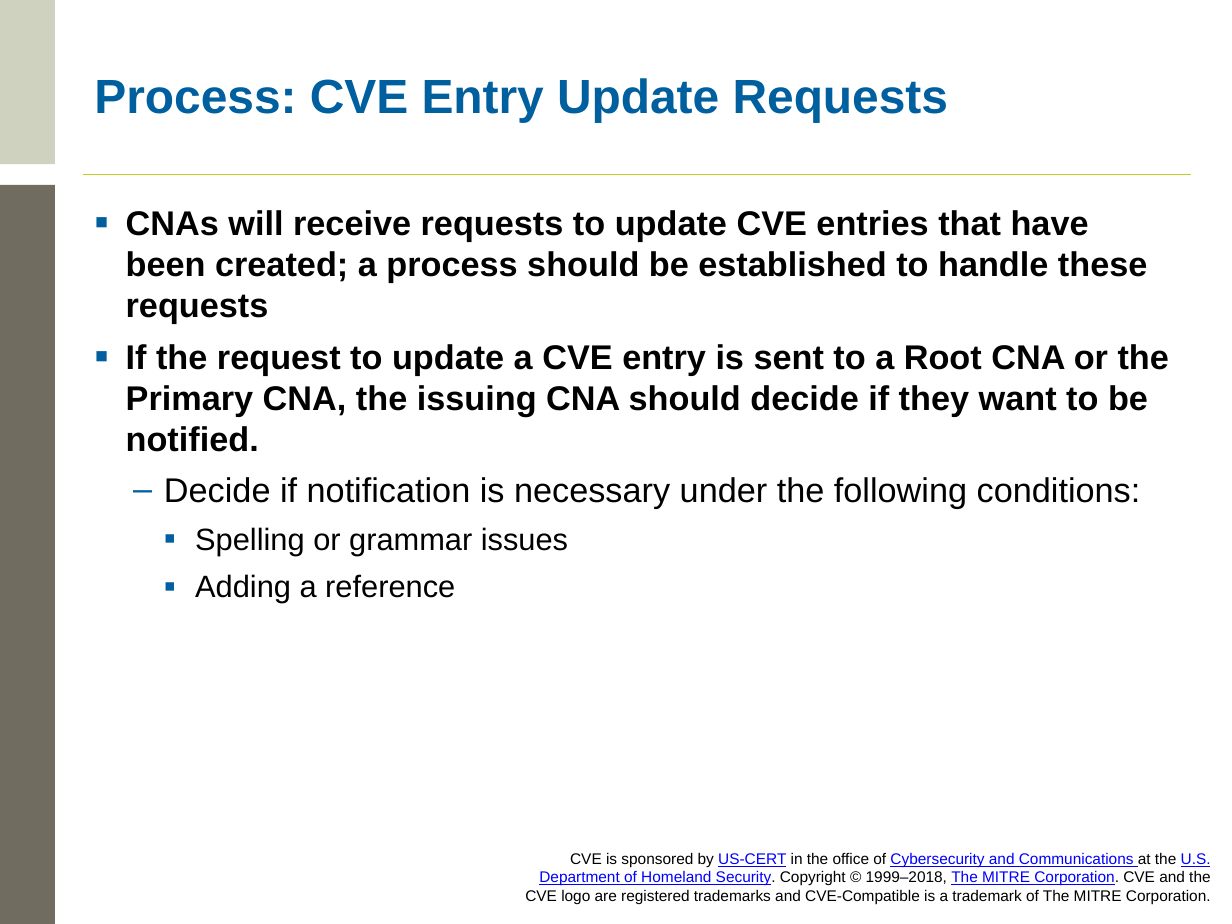
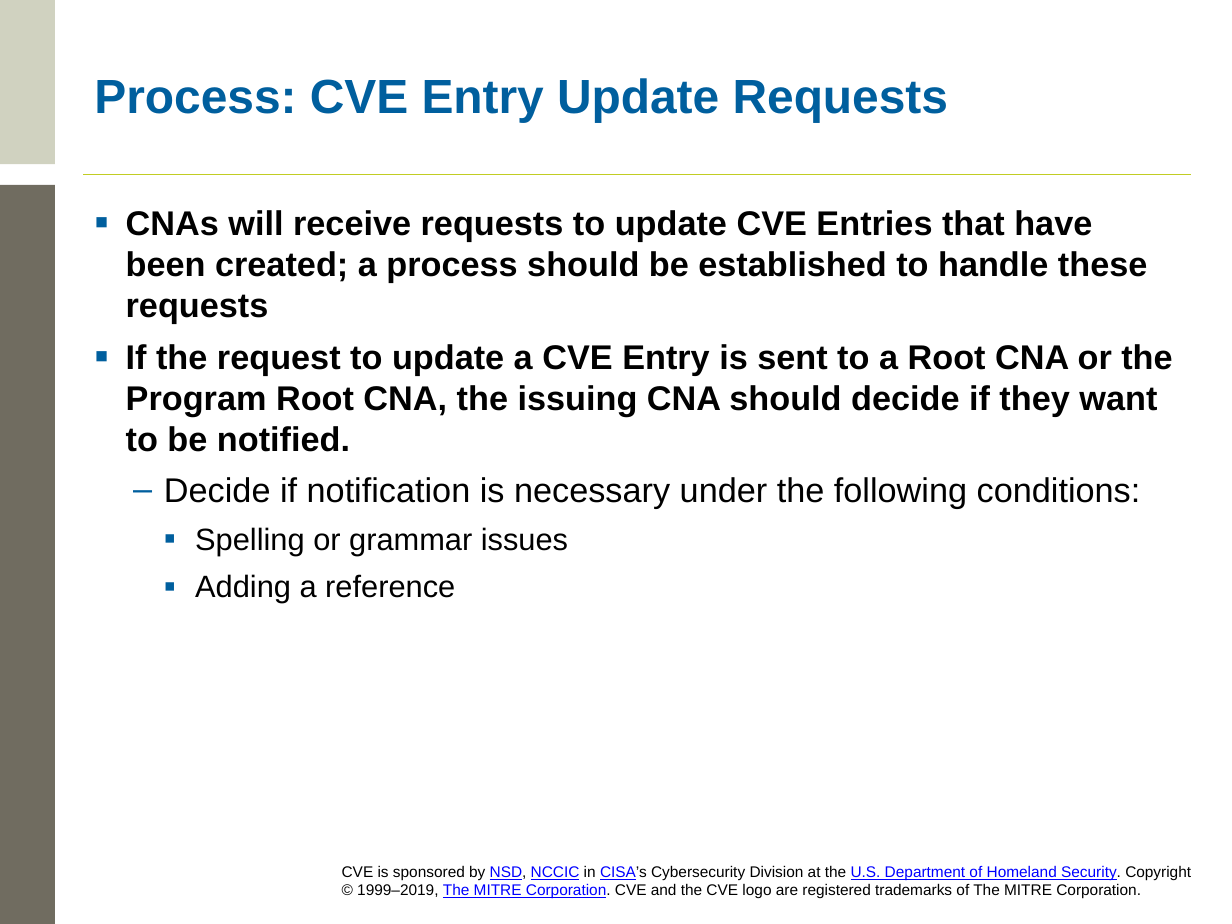
Before and after one commit to CVEProject/cveproject.github.io, a slide deck: slide 23 of docs/cna/Becoming a CNA.pptx. Drawn at 1232x924 pixels with LibreOffice and Linux fonts; fonts in the diff are those of the drawing; background and template pictures are left out. Boxes give left, top, right and bottom in pixels: in the first picture for what was removed or moved away, otherwise in the second. Text is boxed around its words. In the diff, an @@ line names an element or a change of style, - is before the commit and + after.

```diff
--- a/docs/cna/Becoming a CNA.pptx
+++ b/docs/cna/Becoming a CNA.pptx
@@ text at (126, 210, 1172, 452): text changed @@
-▪ CNAs will receive requests to update CVE entries that have been created; a process should be established to handle these requests
-▪ If the request to update a CVE entry is sent to a Root CNA or the Primary CNA, the issuing CNA should decide if they want to be notified.
+▪ CNAs will receive requests to update CVE Entries that have been created; a process should be established to handle these requests
+▪ If the request to update a CVE Entry is sent to a Root CNA or the Program Root CNA, the issuing CNA should decide if they want to be notified.
@@ text at (342, 865, 1191, 899): text changed @@
-CVE is sponsored by US-CERT in the office of Cybersecurity and Communications at the U.S. Department of Homeland Security. Copyright © 1999–2018, The MITRE Corporation. CVE and the CVE logo are registered trademarks and CVE-Compatible is a trademark of The MITRE Corporation.
+CVE is sponsored by NSD, NCCIC in CISA’s Cybersecurity Division at the U.S. Department of Homeland Security. Copyright © 1999–2019, The MITRE Corporation. CVE and the CVE logo are registered trademarks of The MITRE Corporation.
```
Also in this commit, not shown: 39 other slides changed.
